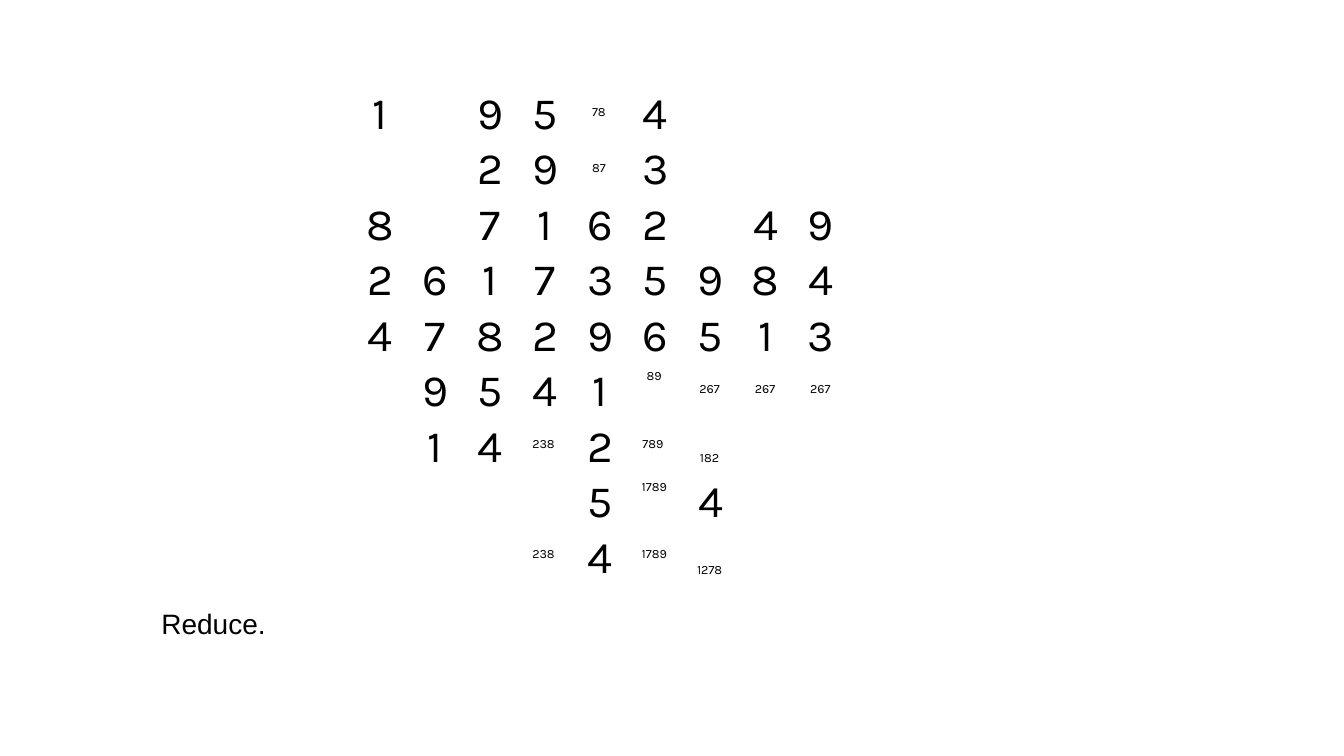
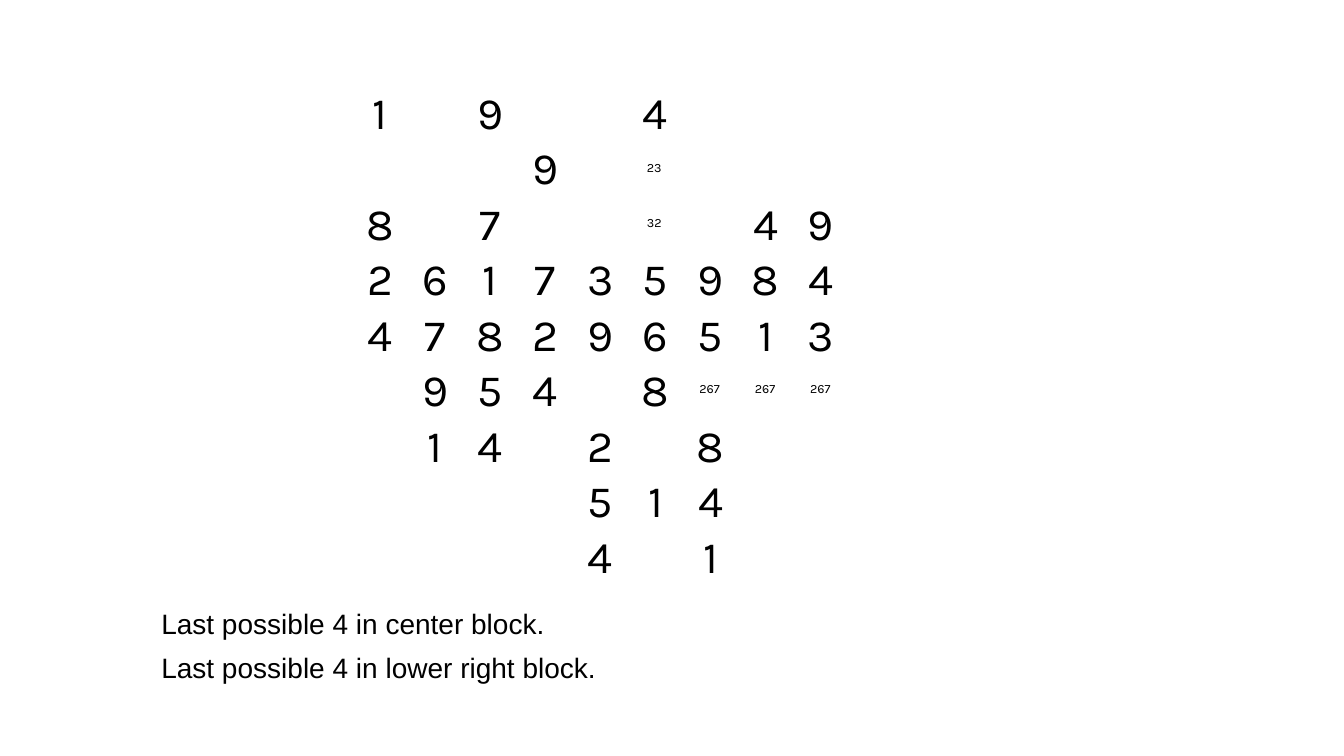
Before and after one commit to jhardis/WSJ_Number_Puzzles, a slide deck: slide 37 of 20260822_2.pptx (slide 58 before the commit). Drawn at 1344x756 pixels with LibreOffice and Linux fonts; fonts in the diff are those of the drawing; background and template pictures are left out. Boxes give left, top, right and bottom in pixels: in the first picture for what was removed or moved away, otherwise in the second. Text is boxed around its words. In the diff, an @@ line names an element or a change of style, - is before the commit and + after.

```diff
--- a/20260822_2.pptx
+++ b/20260822_2.pptx
@@ text removed at (533,101,558,130) @@
-5
@@ text removed at (592,108,606,116) @@
-78
@@ text removed at (477,155,503,184) @@
-2
@@ text removed at (592,164,606,172) @@
-87
@@ text removed at (642,155,668,185) @@
-3
@@ text added at (647,164,662,172), 9 pt, text #000000 @@
+23
@@ text removed at (588,211,614,241) @@
-6
@@ text removed at (642,211,668,240) @@
-2
@@ text added at (647,219,662,227), 9 pt, text #000000 @@
+32
@@ text added at (642,377,670,407), 32 pt, text #000000 @@
+8
@@ text removed at (647,372,662,380) @@
-89
@@ text removed at (532,440,554,448) @@
-238
@@ text removed at (642,440,663,448) @@
-789
@@ text added at (697,433,725,463), 32 pt, text #000000 @@
+8
@@ text "1": place and size @@
-text "1" at (593,377,608,406)
+text "1" at (648,488,663,517)
@@ text removed at (700,454,719,462) @@
-182
@@ text removed at (642,483,667,491) @@
-1789
@@ text "1": place and size @@
-text "1" at (538,211,553,240)
+text "1" at (703,544,718,573)
@@ text removed at (532,550,554,558) @@
-238
@@ text removed at (642,550,667,558) @@
-1789
@@ text removed at (697,566,722,574) @@
-1278
@@ text at (161,613,596,683): text changed @@
-Reduce.
+Last possible 4 in center block.
+Last possible 4 in lower right block.
```
Also in this commit, not shown: 31 other slides changed, 8 slides added, 29 slides removed.
